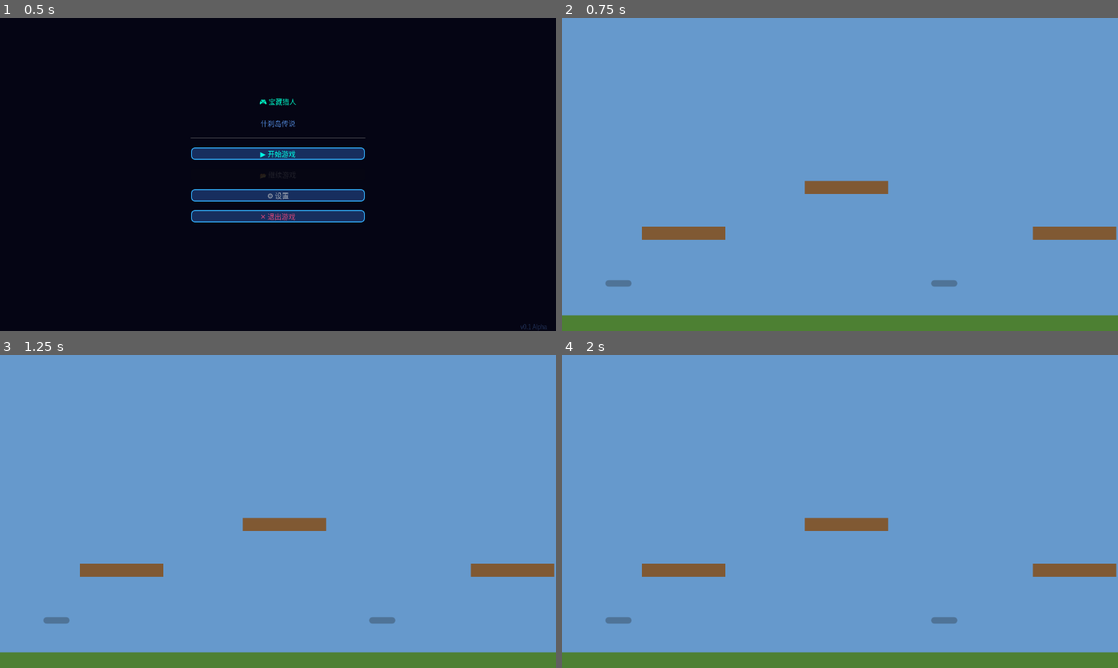
Above: before the commit, frames 1-4 (two rows, left to right).
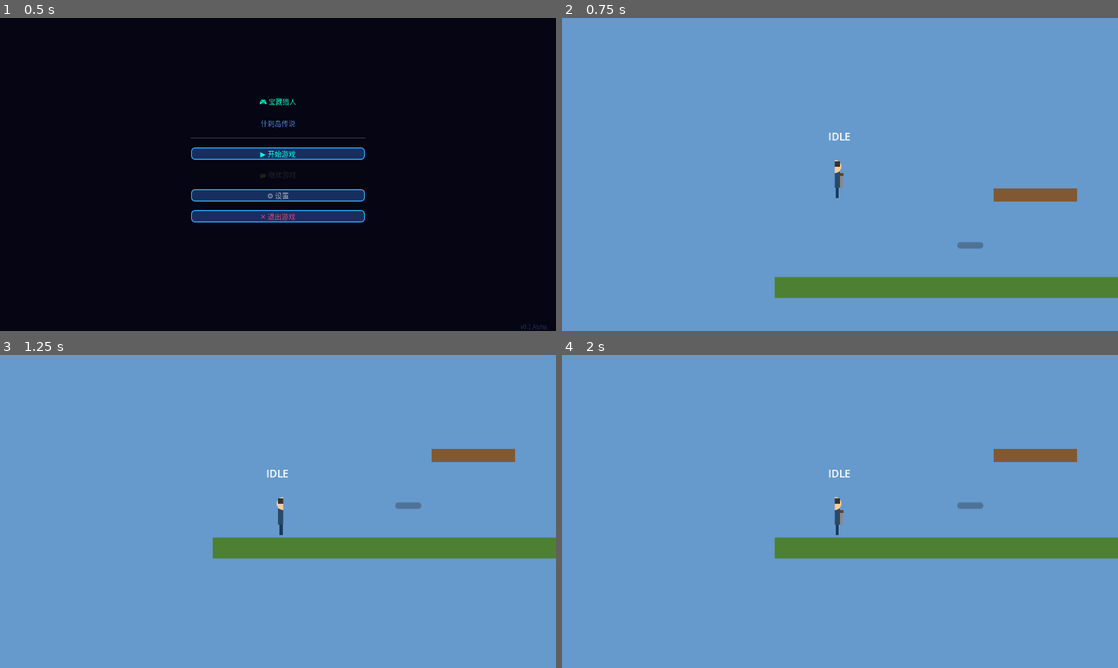
Above: after the commit, the same moments.

Repository: wenzy-tech/godot-adventure
Game: Godot game, scene res://Levels/TitleScreen.tscn
Two runs of this game, one before a commit and one after it. Both use one fixed random seed, a clock stepped at 60 frames per second and the inputs below.
Inputs:
- Up to frame 1 (0.5 s): no input
- Up to frame 2 (0.75 s): click "▶ 开始游戏" at 0.5 s
- Up to frame 3 (1.25 s): no input
- Up to frame 4 (2 s): no input

Frame 1 is identical in both runs. In frame 2, 12% of the frame differs, in the area x 0-100%, y 36-100%; in frame 3, 12%; in frame 4, 12%, in the area x 0-100%, y 30-100%.

Commit message:
Add Camera2D to Player, add debug prints

Diff:
--- a/Player/Player.gd
+++ b/Player/Player.gd
@@ -61,6 +61,8 @@
 var attack_hit_history: Array = []
 
 func _ready() -> void:
+	print("Player ready!")
+	print("Player position: ", global_position)
 	attack_hitbox.monitoring = false
 	add_to_group("player")
 	global_position = GameState.current_checkpoint
--- a/Player/Player.tscn
+++ b/Player/Player.tscn
@@ -55,6 +55,9 @@
 texture = ExtResource(2)
 hframes = 2
 
+[node name="Camera2D" type="Camera2D" parent="."]
+zoom = Vector2(1.5, 1.5)
+
 [node name="AnimationPlayer" type="AnimationPlayer" parent="."]
 libraries = {
 "": SubResource("AnimationLibrary_player")
